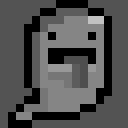
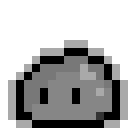
Before/after of a 128×128 layered artwork. What changed in the layer stack:
added layer "Layer 3" above "Layer 1" over [8, 40, 128, 128]
hid "Layer 1", painted on it over [8, 0, 112, 128]
hid "Layer 2" over [0, 0, 128, 128]
